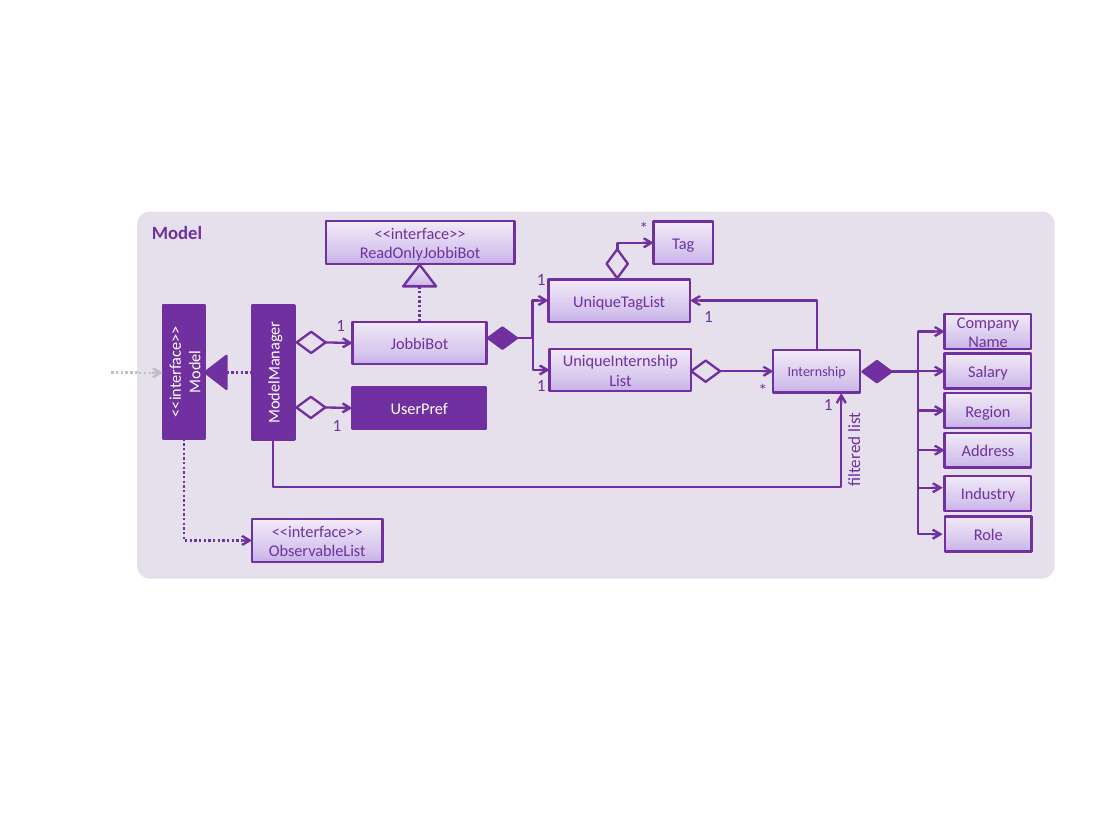
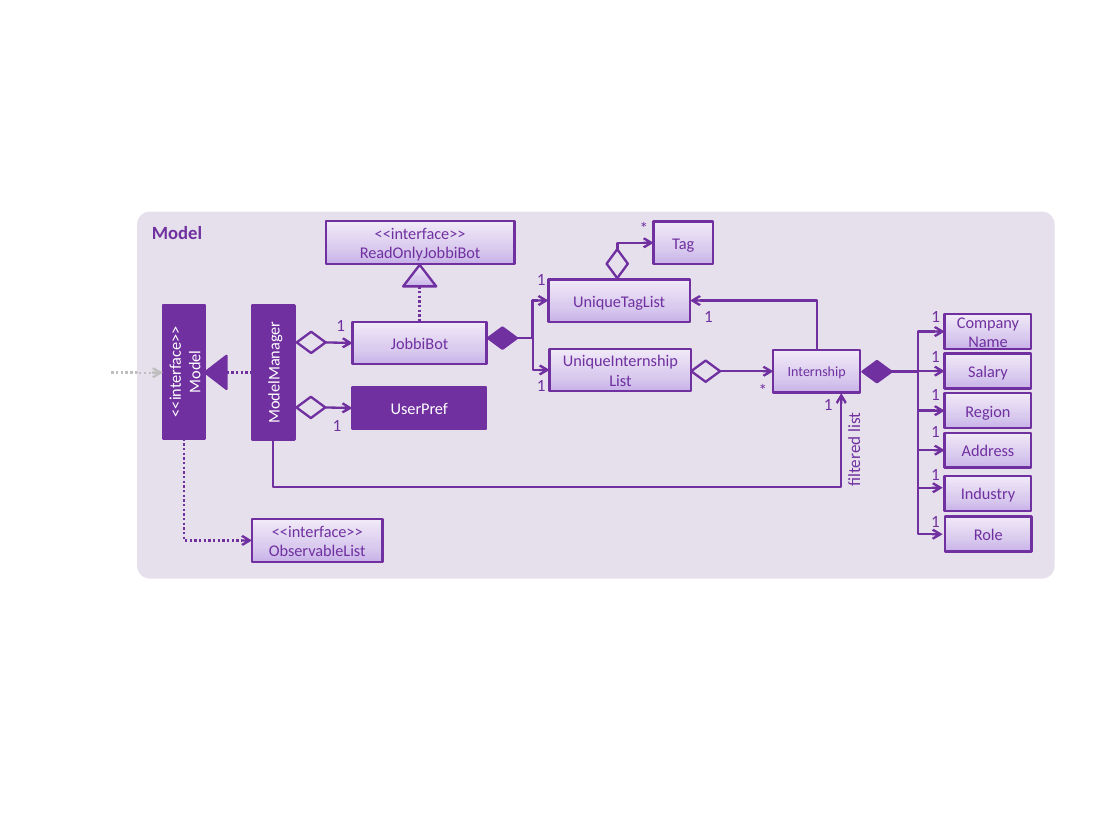
Before and after one commit to wyinkok/main, a slide deck: slide 1 of docs/diagrams/ModelComponentClassDiagram.pptx. Drawn at 1120x840 pixels with LibreOffice and Linux fonts; fonts in the diff are those of the drawing. Boxes give left, top, right and bottom in pixels: in the first picture for what was removed or moved away, otherwise in the second. Text is boxed around its words. In the diff, an @@ line names an element or a change of style, - is before the commit and + after.

```diff
--- a/docs/diagrams/ModelComponentClassDiagram.pptx
+++ b/docs/diagrams/ModelComponentClassDiagram.pptx
@@ text added at (x1=931, y1=311, x2=940, y2=327), 11 pt, text #7030A0 @@
+1
@@ text added at (x1=931, y1=351, x2=940, y2=367), 11 pt, text #7030A0 @@
+1
@@ text added at (x1=931, y1=389, x2=940, y2=400), 11 pt, text #7030A0 @@
+1
@@ text added at (x1=931, y1=426, x2=940, y2=437), 11 pt, text #7030A0 @@
+1
@@ text added at (x1=931, y1=469, x2=940, y2=485), 11 pt, text #7030A0 @@
+1
@@ text added at (x1=931, y1=516, x2=940, y2=532), 11 pt, text #7030A0 @@
+1
```
Also in this commit, not shown: 3 other files.
